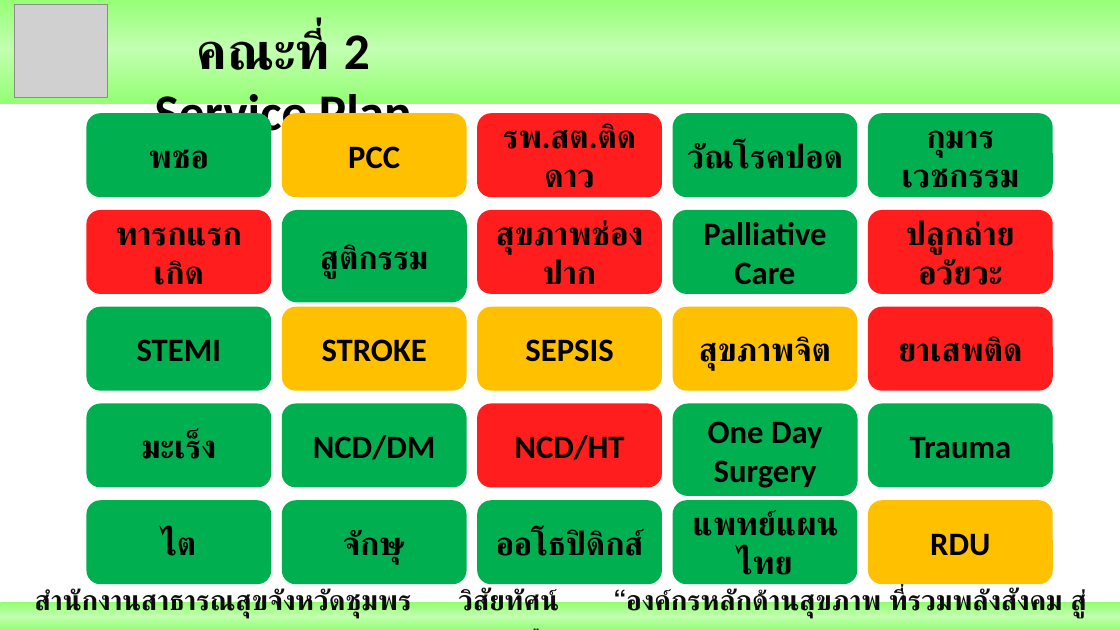
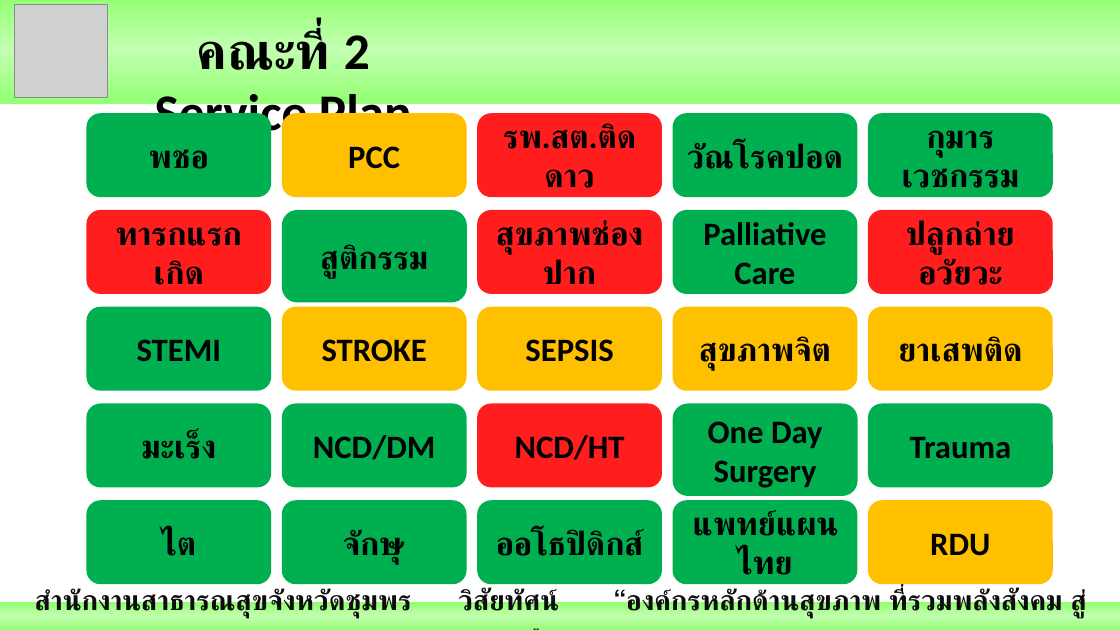
Before and after one commit to joblackpoc/Jobs_SSJ, a slide deck: slide 1 of นิเทศก์/Ready/คณะที่2serviceplan.pptx. Drawn at 1120x630 pixels with LibreOffice and Linux fonts; fonts in the diff are those of the drawing; grey boxes stand for pictures. Boxes give left, top, right and bottom in pixels: in the first picture for what was removed or moved away, otherwise in the second. Text is boxed around its words. In the diff, an @@ line names an element or a change of style, - is before the commit and + after.

```diff
--- a/นิเทศก์/Ready/คณะที่2serviceplan.pptx
+++ b/นิเทศก์/Ready/คณะที่2serviceplan.pptx
@@ rounded rectangle "ยาเสพติด" at box(868, 307, 1053, 391): fill #FF1D1D to #FFC000 @@
```
Also in this commit, not shown: 3 other files.
